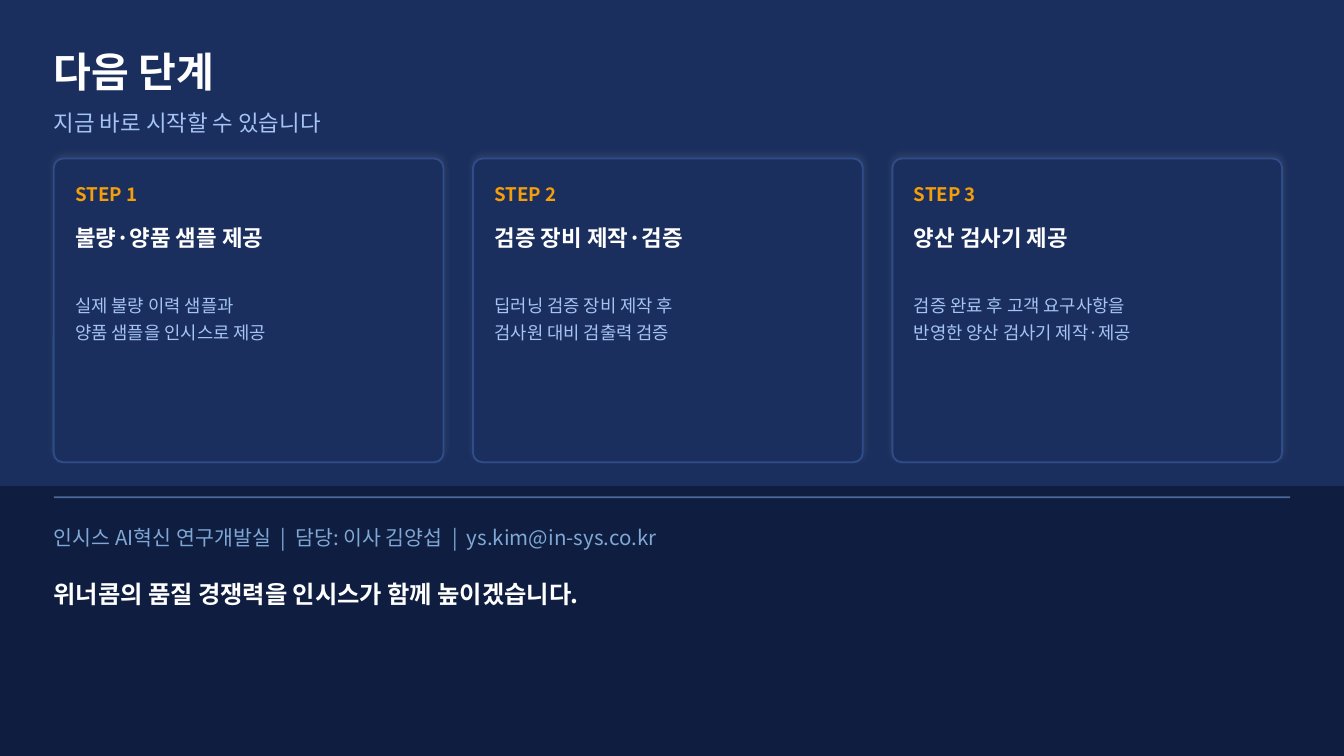
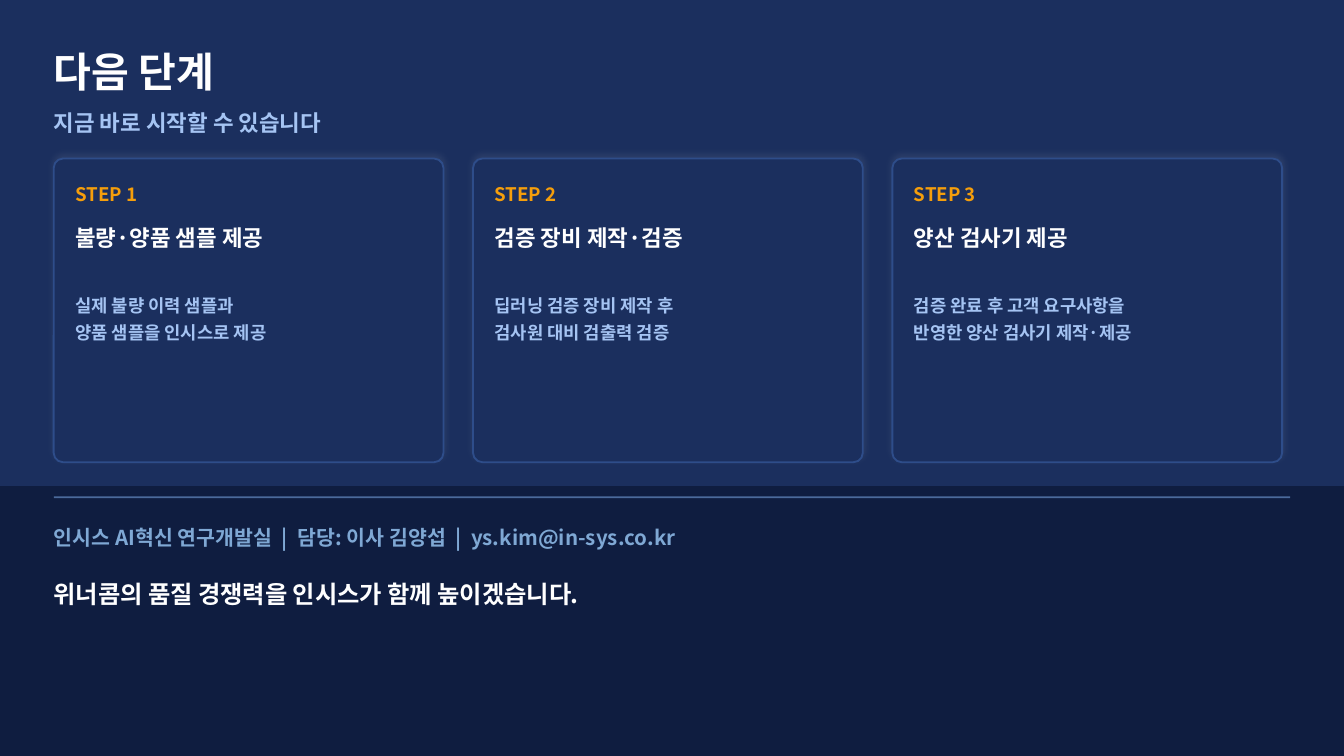
Before and after one commit to Insys-HQ/Insys-review, a slide deck: slide 13 of winnercom.pptx. Drawn at 1344x756 pixels with LibreOffice and Linux fonts; fonts in the diff are those of the drawing. Boxes give left, top, right and bottom in pixels: in the first picture for what was removed or moved away, otherwise in the second. Text is boxed around its words. In the diff, an @@ line names an element or a change of style, - is before the commit and + after.

Commit message:
Update winnercom.pptx - Malgun Gothic bold for print clarity

```diff
--- a/winnercom.pptx
+++ b/winnercom.pptx
@@ bold on in 5 elements at (54,112,321,133), (75,297,267,341), (495,297,673,341), (914,297,1132,341), (54,527,675,550) @@
```
Also in this commit, not shown: 11 other slides changed.
